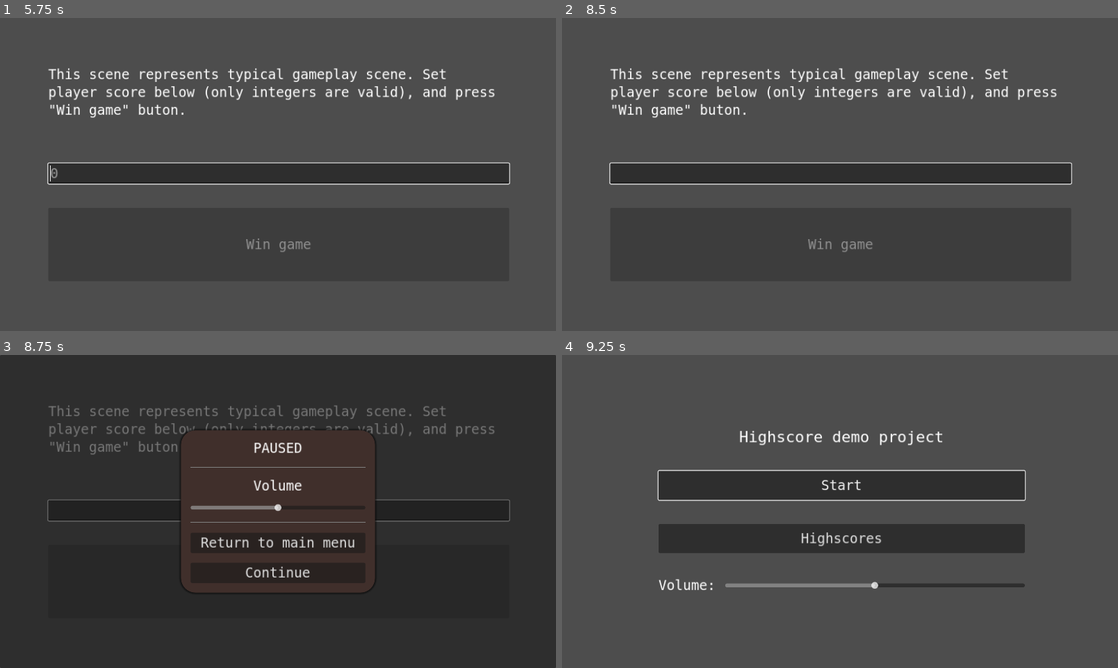
Above: before the commit, frames 1-4 (two rows, left to right).
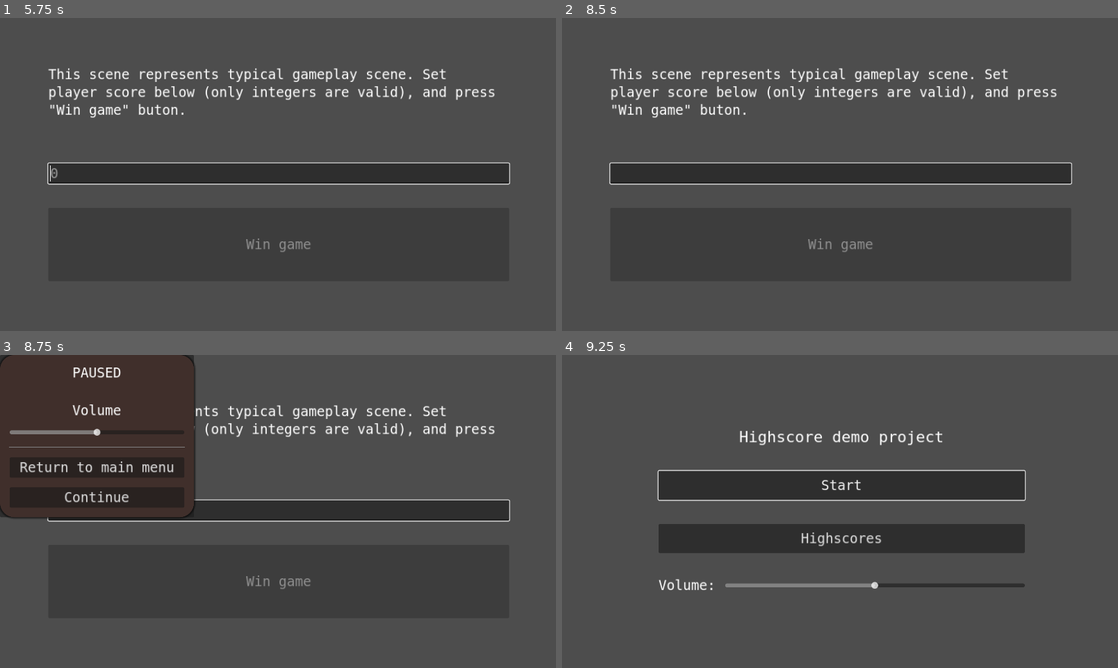
Above: after the commit, the same moments.

Repository: M4R774/Ocean-Screensaver-for-Windows-4K
Game: Godot game, scene res://menus/main_menu/main_menu.tscn
Two runs of this game, one before a commit and one after it. Both use one fixed random seed, a clock stepped at 60 frames per second and the inputs below. Before the commit the project starts from res://Scenes/main_menu.tscn.
Inputs (mouse positions are in pixels of both pictures, inside the frame that each line leads up to):
- Up to frame 1 (5.75 s): click "Start" at 0.5 s; click (278, 174) at 1.27 s; type "12" at 1.35 s; click "Win game" at 2 s; click (244, 205) at 2.77 s; type "Alex" at 2.85 s; click "Back to main menu" at 3.5 s; click "Start" at 4.25 s; tap Enter at 5 s
- Up to frame 2 (8.5 s): tap Space at 5.75, 7.25 s; tap Enter at 6.5, 8 s
- Up to frame 3 (8.75 s): tap Escape (ui_cancel) at 8.65 s
- Up to frame 4 (9.25 s): click "Return to main menu" at 8.75 s

Frames 1-2 are identical in both runs. In frame 3, 65% of the frame differs, in the area x 0-100%, y 0-100%; in frame 4, nothing differs.

Commit message:
Change folder hierarchy

Diff:
--- a/ldjam55/Scenes/gameplay.tscn
+++ /dev/null
@@ -1,131 +0,0 @@
-[gd_scene load_steps=8 format=3 uid="uid://bxat161gi2b7e"]
-
-[ext_resource type="Theme" uid="uid://c2axe1dqtbw74" path="res://theme.tres" id="1_x4sxx"]
-[ext_resource type="Script" path="res://Scripts/Menus and highscore/score_validator.gd" id="2_apfy6"]
-[ext_resource type="Script" path="res://Scripts/Menus and highscore/to_highscores.gd" id="3_dajg1"]
-[ext_resource type="Script" path="res://Scripts/Menus and highscore/pause_menu.gd" id="4_awf5l"]
-[ext_resource type="Script" path="res://Scripts/Menus and highscore/volume_slider.gd" id="5_ubhaj"]
-[ext_resource type="Script" path="res://Scripts/Menus and highscore/to_main_menu.gd" id="6_q1jp6"]
-
-[sub_resource type="StyleBoxFlat" id="StyleBoxFlat_tu3wt"]
-bg_color = Color(0.25098, 0.184314, 0.168627, 1)
-corner_radius_top_left = 30
-corner_radius_top_right = 30
-corner_radius_bottom_right = 30
-corner_radius_bottom_left = 30
-shadow_size = 5
-
-[node name="Root" type="Control"]
-layout_mode = 3
-anchors_preset = 15
-anchor_right = 1.0
-anchor_bottom = 1.0
-grow_horizontal = 2
-grow_vertical = 2
-
-[node name="Gameplay" type="MarginContainer" parent="."]
-layout_mode = 0
-offset_right = 1155.0
-offset_bottom = 645.0
-theme_override_constants/margin_left = 100
-theme_override_constants/margin_top = 100
-theme_override_constants/margin_right = 100
-theme_override_constants/margin_bottom = 100
-
-[node name="VBoxContainer" type="VBoxContainer" parent="Gameplay"]
-layout_mode = 2
-size_flags_horizontal = 3
-size_flags_vertical = 3
-theme_override_constants/separation = 50
-
-[node name="Explanation" type="Label" parent="Gameplay/VBoxContainer"]
-layout_mode = 2
-size_flags_horizontal = 3
-size_flags_vertical = 7
-theme = ExtResource("1_x4sxx")
-text = "This scene represents typical gameplay scene. Set player score below (only integers are valid), and press \"Win game\" buton."
-autowrap_mode = 3
-
-[node name="Score" type="LineEdit" parent="Gameplay/VBoxContainer"]
-layout_mode = 2
-theme = ExtResource("1_x4sxx")
-placeholder_text = "0"
-virtual_keyboard_type = 2
-script = ExtResource("2_apfy6")
-
-[node name="Submit" type="Button" parent="Gameplay/VBoxContainer"]
-layout_mode = 2
-size_flags_horizontal = 3
-size_flags_vertical = 3
-theme = ExtResource("1_x4sxx")
-disabled = true
-text = "Win game"
-script = ExtResource("3_dajg1")
-
-[node name="Pause menu" type="PanelContainer" parent="."]
-process_mode = 3
-visible = false
-layout_mode = 1
-anchors_preset = 15
-anchor_right = 1.0
-anchor_bottom = 1.0
-grow_horizontal = 2
-grow_vertical = 2
-script = ExtResource("4_awf5l")
-
-[node name="PanelContainer" type="PanelContainer" parent="Pause menu"]
-layout_mode = 2
-size_flags_horizontal = 4
-size_flags_vertical = 4
-theme_override_styles/panel = SubResource("StyleBoxFlat_tu3wt")
-
-[node name="MarginContainer" type="MarginContainer" parent="Pause menu/PanelContainer"]
-layout_mode = 2
-theme_override_constants/margin_left = 20
-theme_override_constants/margin_top = 20
-theme_override_constants/margin_right = 20
-theme_override_constants/margin_bottom = 20
-
-[node name="VBoxContainer" type="VBoxContainer" parent="Pause menu/PanelContainer/MarginContainer"]
-layout_mode = 2
-size_flags_horizontal = 4
-size_flags_vertical = 4
-theme_override_constants/separation = 20
-
-[node name="Title" type="Label" parent="Pause menu/PanelContainer/MarginContainer/VBoxContainer"]
-layout_mode = 2
-theme = ExtResource("1_x4sxx")
-text = "PAUSED"
-horizontal_alignment = 1
-
-[node name="HSeparator2" type="HSeparator" parent="Pause menu/PanelContainer/MarginContainer/VBoxContainer"]
-layout_mode = 2
-
-[node name="Volume" type="Label" parent="Pause menu/PanelContainer/MarginContainer/VBoxContainer"]
-layout_mode = 2
-theme = ExtResource("1_x4sxx")
-text = "Volume"
-horizontal_alignment = 1
-
-[node name="Volume slider" type="HSlider" parent="Pause menu/PanelContainer/MarginContainer/VBoxContainer"]
-layout_mode = 2
-max_value = 1.0
-step = 0.01
-value = 0.5
-script = ExtResource("5_ubhaj")
-
-[node name="HSeparator" type="HSeparator" parent="Pause menu/PanelContainer/MarginContainer/VBoxContainer"]
-layout_mode = 2
-
-[node name="Back to main menu" type="Button" parent="Pause menu/PanelContainer/MarginContainer/VBoxContainer"]
-layout_mode = 2
-theme = ExtResource("1_x4sxx")
-text = " Return to main menu "
-script = ExtResource("6_q1jp6")
-
-[node name="Continue" type="Button" parent="Pause menu/PanelContainer/MarginContainer/VBoxContainer"]
-layout_mode = 2
-theme = ExtResource("1_x4sxx")
-text = "Continue"
-
-[connection signal="pressed" from="Pause menu/PanelContainer/MarginContainer/VBoxContainer/Continue" to="Pause menu" method="_on_continue_pressed"]
--- a/ldjam55/Scripts/Menus and highscore/to_gameplay.gd
+++ /dev/null
@@ -1,9 +0,0 @@
-extends Button
-
-
-func _ready():
-	self.grab_focus()
-
-
-func _pressed():
-	var _result = get_tree().change_scene_to_file("res://Scenes/gameplay.tscn")
--- a/ldjam55/Scripts/Menus and highscore/to_highscores.gd
+++ /dev/null
@@ -1,9 +0,0 @@
-extends Button
-
-
-func _pressed():
-	to_highscores()
-
-
-func to_highscores():
-	var _result = get_tree().change_scene_to_file("res://Scenes/highscores.tscn")
--- a/ldjam55/Scripts/Menus and highscore/to_main_menu.gd
+++ /dev/null
@@ -1,6 +0,0 @@
-extends Button
-
-
-func _pressed():
-	get_tree().paused = false
-	var _result = get_tree().change_scene_to_file("res://Scenes/main_menu.tscn")
--- a/ldjam55/default_env.tres
+++ /dev/null
@@ -1,7 +0,0 @@
-[gd_resource type="Environment" load_steps=2 format=2]
-
-[sub_resource type="Sky" id=1]
-
-[resource]
-background_mode = 2
-background_sky = SubResource( 1 )
--- /dev/null
+++ b/ldjam55/globals/secrets.gd
@@ -0,0 +1,5 @@
+extends Node
+
+@export var DOMAIN: String = "martta.us.to"
+@export var USERNAME: String = "gamejamtemplate"
+@export var PASSWORD: String = "*2B5J}Z#02]5TUC+B*pau,1f9oYpLiHurR~aZ-mDPZwdh+BDndDz!%BHdwKy4:Z."
--- /dev/null
+++ b/ldjam55/levels/gameplay/gameplay.tscn
@@ -0,0 +1,61 @@
+[gd_scene load_steps=5 format=3 uid="uid://bxat161gi2b7e"]
+
+[ext_resource type="Theme" uid="uid://c2axe1dqtbw74" path="res://menus/theme.tres" id="1_x4sxx"]
+[ext_resource type="Script" path="res://menus/highscores/score_validator.gd" id="2_apfy6"]
+[ext_resource type="Script" path="res://menus/highscores/to_highscores.gd" id="3_dajg1"]
+[ext_resource type="PackedScene" uid="uid://bkp5k7kvxpgff" path="res://menus/pause_menu/pause_menu.tscn" id="4_gx305"]
+
+[node name="Root" type="Control"]
+layout_mode = 3
+anchors_preset = 15
+anchor_right = 1.0
+anchor_bottom = 1.0
+grow_horizontal = 2
+grow_vertical = 2
+
+[node name="Gameplay" type="MarginContainer" parent="."]
+layout_mode = 0
+offset_right = 1155.0
+offset_bottom = 645.0
+theme_override_constants/margin_left = 100
+theme_override_constants/margin_top = 100
+theme_override_constants/margin_right = 100
+theme_override_constants/margin_bottom = 100
+
+[node name="VBoxContainer" type="VBoxContainer" parent="Gameplay"]
+layout_mode = 2
+size_flags_horizontal = 3
+size_flags_vertical = 3
+theme_override_constants/separation = 50
+
+[node name="Explanation" type="Label" parent="Gameplay/VBoxContainer"]
+layout_mode = 2
+size_flags_horizontal = 3
+size_flags_vertical = 7
+theme = ExtResource("1_x4sxx")
+text = "This scene represents typical gameplay scene. Set player score below (only integers are valid), and press \"Win game\" buton."
+autowrap_mode = 3
+
+[node name="Score" type="LineEdit" parent="Gameplay/VBoxContainer"]
+layout_mode = 2
+theme = ExtResource("1_x4sxx")
+placeholder_text = "0"
+virtual_keyboard_type = 2
+script = ExtResource("2_apfy6")
+
+[node name="Submit" type="Button" parent="Gameplay/VBoxContainer"]
+layout_mode = 2
+size_flags_horizontal = 3
+size_flags_vertical = 3
+theme = ExtResource("1_x4sxx")
+disabled = true
+text = "Win game"
+script = ExtResource("3_dajg1")
+
+[node name="Pause menu" parent="." instance=ExtResource("4_gx305")]
+layout_mode = 0
+anchors_preset = 0
+anchor_right = 0.0
+anchor_bottom = 0.0
+grow_horizontal = 1
+grow_vertical = 1
--- a/ldjam55/Scenes/highscores.tscn
+++ b/ldjam55/menus/highscores/highscores.tscn
@@ -1,13 +1,14 @@
-[gd_scene load_steps=10 format=3 uid="uid://b74de4n7g0wnw"]
+[gd_scene load_steps=11 format=3 uid="uid://b74de4n7g0wnw"]
 
-[ext_resource type="Script" path="res://Scripts/Menus and highscore/highscore_manager.gd" id="1_ut1mo"]
-[ext_resource type="Theme" uid="uid://c2axe1dqtbw74" path="res://theme.tres" id="2_hwvf7"]
-[ext_resource type="Script" path="res://Scripts/Menus and highscore/loading_icon.gd" id="4_jckaa"]
-[ext_resource type="Script" path="res://Scripts/Menus and highscore/to_main_menu.gd" id="5_2u28t"]
-[ext_resource type="Script" path="res://Scripts/Menus and highscore/your_latest_score.gd" id="5_f70gn"]
-[ext_resource type="Texture2D" uid="uid://cek2i4xytn5sr" path="res://Sprites/loading-icon.png" id="6"]
-[ext_resource type="Script" path="res://Scripts/Menus and highscore/name_field.gd" id="6_e3hlf"]
-[ext_resource type="Script" path="res://Scripts/Menus and highscore/submit_highscore.gd" id="7_gkyrt"]
+[ext_resource type="Script" path="res://menus/highscores/highscore_manager.gd" id="1_ut1mo"]
+[ext_resource type="Theme" uid="uid://c2axe1dqtbw74" path="res://menus/theme.tres" id="2_hwvf7"]
+[ext_resource type="Script" path="res://menus/highscores/loading_icon.gd" id="4_jckaa"]
+[ext_resource type="Script" path="res://menus/highscores/to_main_menu.gd" id="5_2u28t"]
+[ext_resource type="Script" path="res://menus/highscores/your_latest_score.gd" id="5_f70gn"]
+[ext_resource type="Texture2D" uid="uid://cek2i4xytn5sr" path="res://menus/highscores/loading_icon.png" id="6"]
+[ext_resource type="Script" path="res://menus/highscores/name_field.gd" id="6_e3hlf"]
+[ext_resource type="PackedScene" uid="uid://boe8ac3tehi3n" path="res://menus/main_menu/main_menu.tscn" id="7_2wakd"]
+[ext_resource type="Script" path="res://menus/highscores/submit_highscore.gd" id="7_gkyrt"]
 
 [sub_resource type="StyleBoxFlat" id="StyleBoxFlat_0q8m6"]
 bg_color = Color(0.243137, 0.203922, 0.203922, 1)
--- /dev/null
+++ b/ldjam55/menus/highscores/to_highscores.gd
@@ -0,0 +1,10 @@
+extends Button
+
+#@export var highscores_scene_file: PackedScene;
+
+func _pressed():
+	to_highscores()
+
+func to_highscores():
+	#var _result = get_tree().change_scene_to_packed(highscores_scene_file)
+	var _result = get_tree().change_scene_to_file("res://menus/highscores/highscores.tscn")
--- /dev/null
+++ b/ldjam55/menus/highscores/to_main_menu.gd
@@ -0,0 +1,12 @@
+extends Button
+
+#@export var main_menu_scene_file: PackedScene;
+
+func _pressed():
+	get_tree().paused = false
+	to_main_menu()
+
+func to_main_menu():
+	get_tree().paused = false
+	#var _result = get_tree().change_scene_to_packed(main_menu_scene_file)
+	var _result = get_tree().change_scene_to_file("res://menus/main_menu/main_menu.tscn")
--- a/ldjam55/Scenes/main_menu.tscn
+++ b/ldjam55/menus/main_menu/main_menu.tscn
@@ -1,10 +1,12 @@
-[gd_scene load_steps=6 format=3 uid="uid://boe8ac3tehi3n"]
+[gd_scene load_steps=8 format=3 uid="uid://boe8ac3tehi3n"]
 
-[ext_resource type="Script" path="res://Scripts/Menus and highscore/reset.gd" id="1_5ew53"]
-[ext_resource type="Theme" uid="uid://c2axe1dqtbw74" path="res://theme.tres" id="2_mkwq4"]
-[ext_resource type="Script" path="res://Scripts/Menus and highscore/to_gameplay.gd" id="3_a6di8"]
-[ext_resource type="Script" path="res://Scripts/Menus and highscore/to_highscores.gd" id="4_d3a0q"]
-[ext_resource type="Script" path="res://Scripts/Menus and highscore/volume_slider.gd" id="5_psdlo"]
+[ext_resource type="Script" path="res://menus/highscores/reset.gd" id="1_l3e71"]
+[ext_resource type="Theme" uid="uid://c2axe1dqtbw74" path="res://menus/theme.tres" id="2_pq6lo"]
+[ext_resource type="Script" path="res://menus/main_menu/to_gameplay.gd" id="3_d5uk5"]
+[ext_resource type="PackedScene" uid="uid://bxat161gi2b7e" path="res://levels/gameplay/gameplay.tscn" id="4_wa0ik"]
+[ext_resource type="Script" path="res://menus/highscores/to_highscores.gd" id="5_iscxr"]
+[ext_resource type="PackedScene" uid="uid://b74de4n7g0wnw" path="res://menus/highscores/highscores.tscn" id="6_mtaar"]
+[ext_resource type="Script" path="res://menus/main_menu/volume_slider.gd" id="7_lrcc6"]
 
 [node name="Main menu" type="Control"]
 layout_mode = 3
@@ -13,7 +15,7 @@
 anchor_bottom = 1.0
 grow_horizontal = 2
 grow_vertical = 2
-script = ExtResource("1_5ew53")
+script = ExtResource("1_l3e71")
 
 [node name="MarginContainer" type="MarginContainer" parent="."]
 layout_mode = 0
@@ -32,7 +34,7 @@
 
 [node name="Label" type="Label" parent="MarginContainer/VBoxContainer"]
 layout_mode = 2
-theme = ExtResource("2_mkwq4")
+theme = ExtResource("2_pq6lo")
 theme_override_font_sizes/font_size = 32
 text = "Highscore demo project"
 horizontal_alignment = 1
@@ -41,17 +43,17 @@
 layout_mode = 2
 size_flags_horizontal = 3
 size_flags_vertical = 3
-theme = ExtResource("2_mkwq4")
+theme = ExtResource("2_pq6lo")
 text = "Start"
-script = ExtResource("3_a6di8")
+script = ExtResource("3_d5uk5")
 
 [node name="Highscores" type="Button" parent="MarginContainer/VBoxContainer"]
 layout_mode = 2
 size_flags_horizontal = 3
 size_flags_vertical = 3
-theme = ExtResource("2_mkwq4")
+theme = ExtResource("2_pq6lo")
 text = "Highscores"
-script = ExtResource("4_d3a0q")
+script = ExtResource("5_iscxr")
 
 [node name="HBoxContainer" type="HBoxContainer" parent="MarginContainer/VBoxContainer"]
 layout_mode = 2
@@ -59,7 +61,7 @@
 
 [node name="Volume" type="Label" parent="MarginContainer/VBoxContainer/HBoxContainer"]
 layout_mode = 2
-theme = ExtResource("2_mkwq4")
+theme = ExtResource("2_pq6lo")
 text = "Volume:"
 horizontal_alignment = 1
 
@@ -70,4 +72,4 @@
 max_value = 1.0
 step = 0.01
 value = 0.5
-script = ExtResource("5_psdlo")
+script = ExtResource("7_lrcc6")
--- /dev/null
+++ b/ldjam55/menus/main_menu/to_gameplay.gd
@@ -0,0 +1,10 @@
+extends Button
+
+#@export var scene_file: PackedScene;
+
+func _ready():
+	self.grab_focus()
+
+func _pressed():
+	#var _result = get_tree().change_scene_to_packed(scene_file)
+	var _result = get_tree().change_scene_to_file("res://levels/gameplay/gameplay.tscn")
--- /dev/null
+++ b/ldjam55/menus/pause_menu/pause_menu.tscn
@@ -0,0 +1,82 @@
+[gd_scene load_steps=7 format=3 uid="uid://bkp5k7kvxpgff"]
+
+[ext_resource type="Script" path="res://menus/highscores/pause_menu.gd" id="1_yogds"]
+[ext_resource type="Theme" uid="uid://c2axe1dqtbw74" path="res://menus/theme.tres" id="2_kbxo6"]
+[ext_resource type="Script" path="res://menus/main_menu/volume_slider.gd" id="3_jhp7f"]
+[ext_resource type="Script" path="res://menus/highscores/to_main_menu.gd" id="4_wlvsu"]
+[ext_resource type="PackedScene" uid="uid://boe8ac3tehi3n" path="res://menus/main_menu/main_menu.tscn" id="5_qxtp8"]
+
+[sub_resource type="StyleBoxFlat" id="StyleBoxFlat_tu3wt"]
+bg_color = Color(0.25098, 0.184314, 0.168627, 1)
+corner_radius_top_left = 30
+corner_radius_top_right = 30
+corner_radius_bottom_right = 30
+corner_radius_bottom_left = 30
+shadow_size = 5
+
+[node name="Pause menu" type="PanelContainer"]
+process_mode = 3
+visible = false
+anchors_preset = 15
+anchor_right = 1.0
+anchor_bottom = 1.0
+grow_horizontal = 2
+grow_vertical = 2
+script = ExtResource("1_yogds")
+
+[node name="PanelContainer" type="PanelContainer" parent="."]
+layout_mode = 2
+size_flags_horizontal = 4
+size_flags_vertical = 4
+theme_override_styles/panel = SubResource("StyleBoxFlat_tu3wt")
+
+[node name="MarginContainer" type="MarginContainer" parent="PanelContainer"]
+layout_mode = 2
+theme_override_constants/margin_left = 20
+theme_override_constants/margin_top = 20
+theme_override_constants/margin_right = 20
+theme_override_constants/margin_bottom = 20
+
+[node name="VBoxContainer" type="VBoxContainer" parent="PanelContainer/MarginContainer"]
+layout_mode = 2
+size_flags_horizontal = 4
+size_flags_vertical = 4
+theme_override_constants/separation = 20
+
+[node name="Title" type="Label" parent="PanelContainer/MarginContainer/VBoxContainer"]
+layout_mode = 2
+theme = ExtResource("2_kbxo6")
+text = "PAUSED"
+horizontal_alignment = 1
+
+[node name="HSeparator2" type="HSeparator" parent="PanelContainer/MarginContainer/VBoxContainer"]
+layout_mode = 2
+
+[node name="Volume" type="Label" parent="PanelContainer/MarginContainer/VBoxContainer"]
+layout_mode = 2
+theme = ExtResource("2_kbxo6")
+text = "Volume"
+horizontal_alignment = 1
+
+[node name="Volume slider" type="HSlider" parent="PanelContainer/MarginContainer/VBoxContainer"]
+layout_mode = 2
+max_value = 1.0
+step = 0.01
+value = 0.5
+script = ExtResource("3_jhp7f")
+
+[node name="HSeparator" type="HSeparator" parent="PanelContainer/MarginContainer/VBoxContainer"]
+layout_mode = 2
+
+[node name="Back to main menu" type="Button" parent="PanelContainer/MarginContainer/VBoxContainer"]
+layout_mode = 2
+theme = ExtResource("2_kbxo6")
+text = " Return to main menu "
+script = ExtResource("4_wlvsu")
+
+[node name="Continue" type="Button" parent="PanelContainer/MarginContainer/VBoxContainer"]
+layout_mode = 2
+theme = ExtResource("2_kbxo6")
+text = "Continue"
+
+[connection signal="pressed" from="PanelContainer/MarginContainer/VBoxContainer/Continue" to="." method="_on_continue_pressed"]
--- a/ldjam55/theme.tres
+++ b/ldjam55/menus/theme.tres
@@ -1,9 +1,9 @@
 [gd_resource type="Theme" load_steps=3 format=3 uid="uid://c2axe1dqtbw74"]
 
-[ext_resource type="FontFile" uid="uid://uljfvni6d4le" path="res://Fonts/VeraMono.ttf" id="1"]
+[ext_resource type="FontFile" uid="uid://uljfvni6d4le" path="res://addons/fonts/vera_mono/VeraMono.ttf" id="1_xel23"]
 
 [sub_resource type="FontFile" id="1"]
-fallbacks = Array[Font]([ExtResource("1")])
+fallbacks = Array[Font]([ExtResource("1_xel23")])
 cache/0/16/0/ascent = 0.0
 cache/0/16/0/descent = 0.0
 cache/0/16/0/underline_position = 0.0
--- a/ldjam55/project.godot
+++ b/ldjam55/project.godot
@@ -11,17 +11,20 @@
 [application]
 
 config/name="game-jam-template"
-run/main_scene="res://Scenes/main_menu.tscn"
+run/main_scene="res://menus/main_menu/main_menu.tscn"
 config/features=PackedStringArray("4.2")
 boot_splash/bg_color=Color(0.141176, 0.141176, 0.141176, 1)
-boot_splash/image="res://splash_screen.png"
-config/icon="res://icon.png"
+boot_splash/image="res://globals/splash_screen.png"
+
+[audio]
+
+buses/default_bus_layout="res://globals/audio_bus.tres"
 
 [autoload]
 
-HIGHSCORE_SINGLETON="*res://Scripts/Menus and highscore/HIGHSCORE_SINGLETON.gd"
-SECRETS="res://SECRETS.gd"
-EXAMPLE_SECRETS="res://example.SECRETS.gd"
+HIGHSCORE_SINGLETON="*res://globals/highscore_singleton.gd"
+SECRETS="res://globals/secrets.gd"
+EXAMPLE_SECRETS="res://globals/example.secrets.gd"
 
 [display]
 
Not shown, removed: ldjam55/Sounds/Frosty_Forestry_main_menu_theme.mp3.import
Not shown, removed: ldjam55/Sprites/loading-icon.png.import
Renamed: ldjam55/Fonts/Bitstream Vera License.txt -> ldjam55/addons/fonts/vera_mono/Bitstream Vera License.txt
Renamed: ldjam55/Fonts/VeraMono-Bold-Italic.ttf -> ldjam55/addons/fonts/vera_mono/VeraMono-Bold-Italic.ttf
Not shown, changed: ldjam55/addons/fonts/vera_mono/VeraMono-Bold-Italic.ttf.import
Renamed: ldjam55/Fonts/VeraMono-Bold.ttf -> ldjam55/addons/fonts/vera_mono/VeraMono-Bold.ttf
Not shown, changed: ldjam55/addons/fonts/vera_mono/VeraMono-Bold.ttf.import
Renamed: ldjam55/Fonts/VeraMono-Italic.ttf -> ldjam55/addons/fonts/vera_mono/VeraMono-Italic.ttf
Not shown, changed: ldjam55/addons/fonts/vera_mono/VeraMono-Italic.ttf.import
Renamed: ldjam55/Fonts/VeraMono.ttf -> ldjam55/addons/fonts/vera_mono/VeraMono.ttf
Not shown, changed: ldjam55/addons/fonts/vera_mono/VeraMono.ttf.import
Renamed: ldjam55/icon.svg -> ldjam55/entities/icon.svg
(and 21 more such lines)
